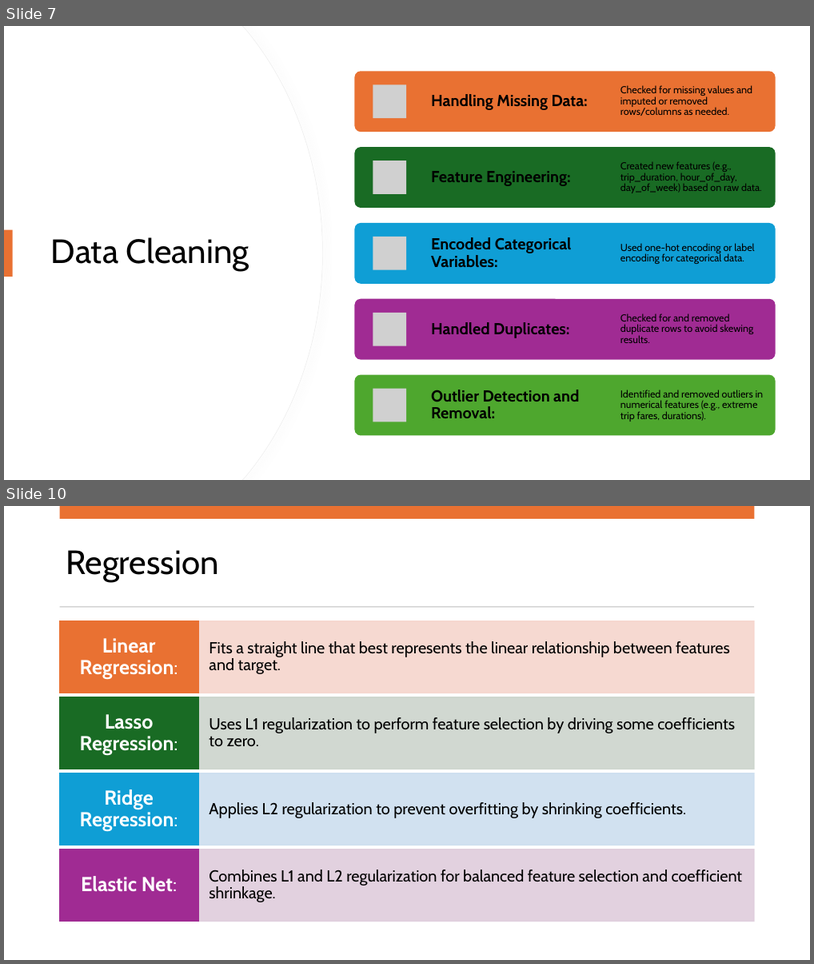
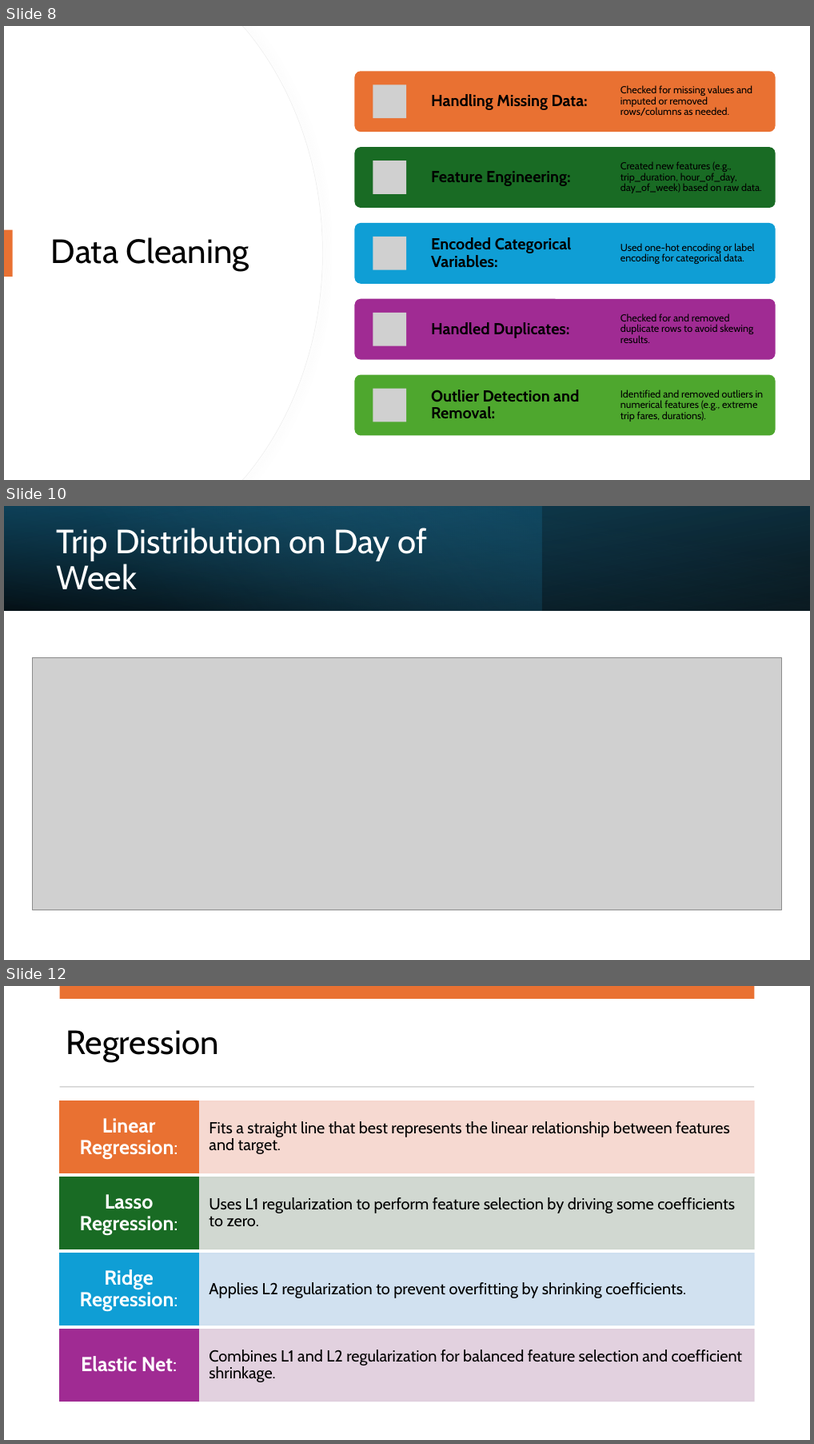
Before and after one commit to ujjwalkuikel/NYC-Taxi-Data-Analysis, a slide deck: Predictive Paths.pptx. Shown one above the other, each under a label of ours: slides 7 and 10 before the commit, slides 8, 10 and 12 after it; the slides between them are not shown. The pictures are 814x964 and 814x1444 pixels, drawn with LibreOffice and Linux fonts; fonts in the diff are those of the drawing; grey boxes stand for pictures. Boxes give left, top, right and bottom in pixels: in the first picture for what was removed or moved away, otherwise in the second. Text is boxed around its words. In the diff, an @@ line names an element or a change of style, - is before the commit and + after.

```diff
--- a/Predictive Paths.pptx
+++ b/Predictive Paths.pptx
@@ slide 10 added at [4, 506, 810, 960], background #FFFFFF @@
@@ rectangle added at [4, 506, 810, 610], fill gradient #000000 to #104862 @@
@@ rectangle added at [4, 506, 542, 610], fill gradient #156082 to #46B1E1 @@
@@ rectangle added at [4, 506, 810, 610], fill gradient #000000 to #156082 @@
@@ title added at [56, 528, 427, 590], 40 pt, text #FFFFFF @@
+Trip Distribution on Day of Week
@@ picture added at [33, 657, 782, 909] @@
@@ what was slide 7 is now slide 8 @@
@@ what was slide 10 is now slide 12 @@
```
Also in this commit, not shown: 2 slides changed, 8 other slides added, 11 slides removed, 8 other files.
